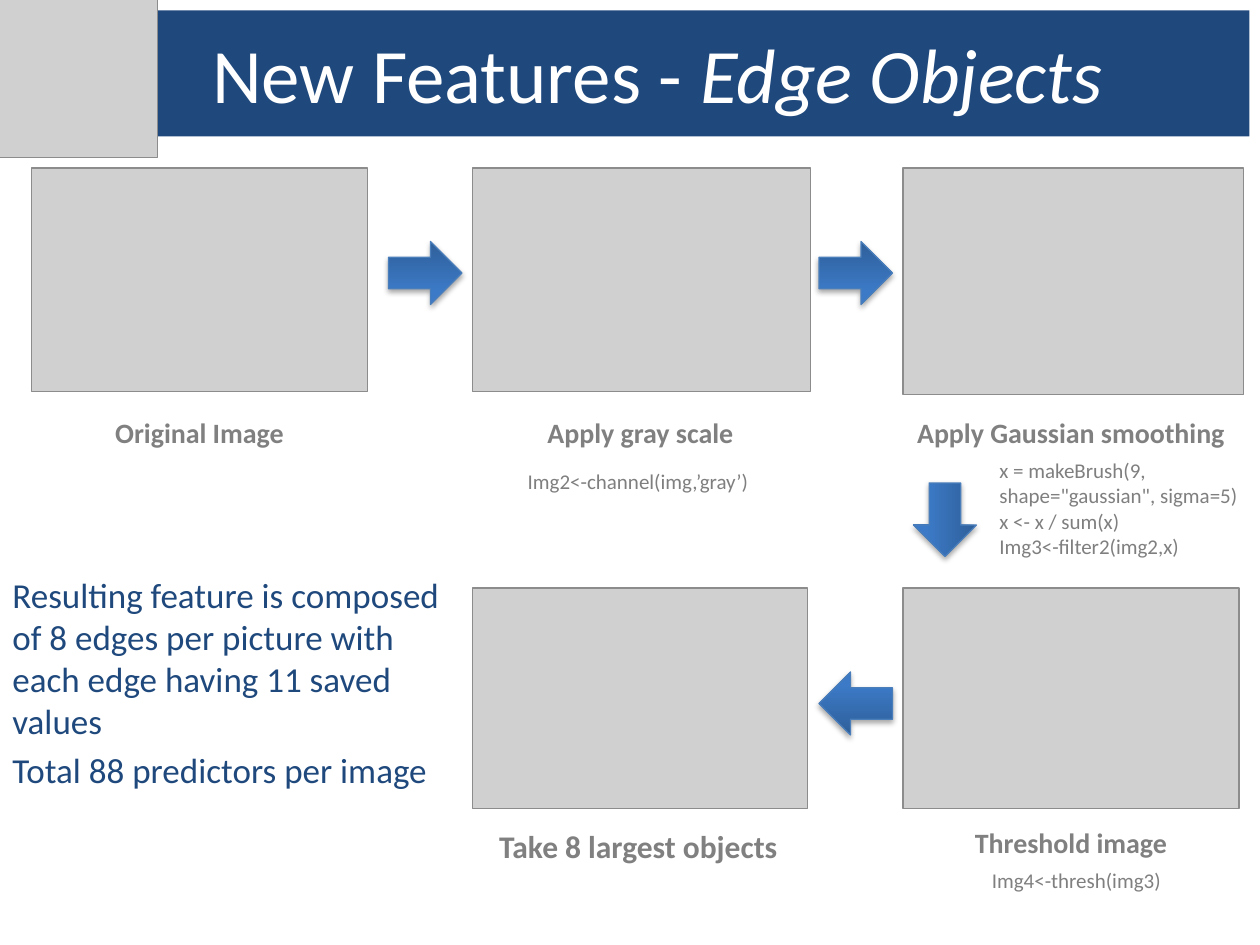
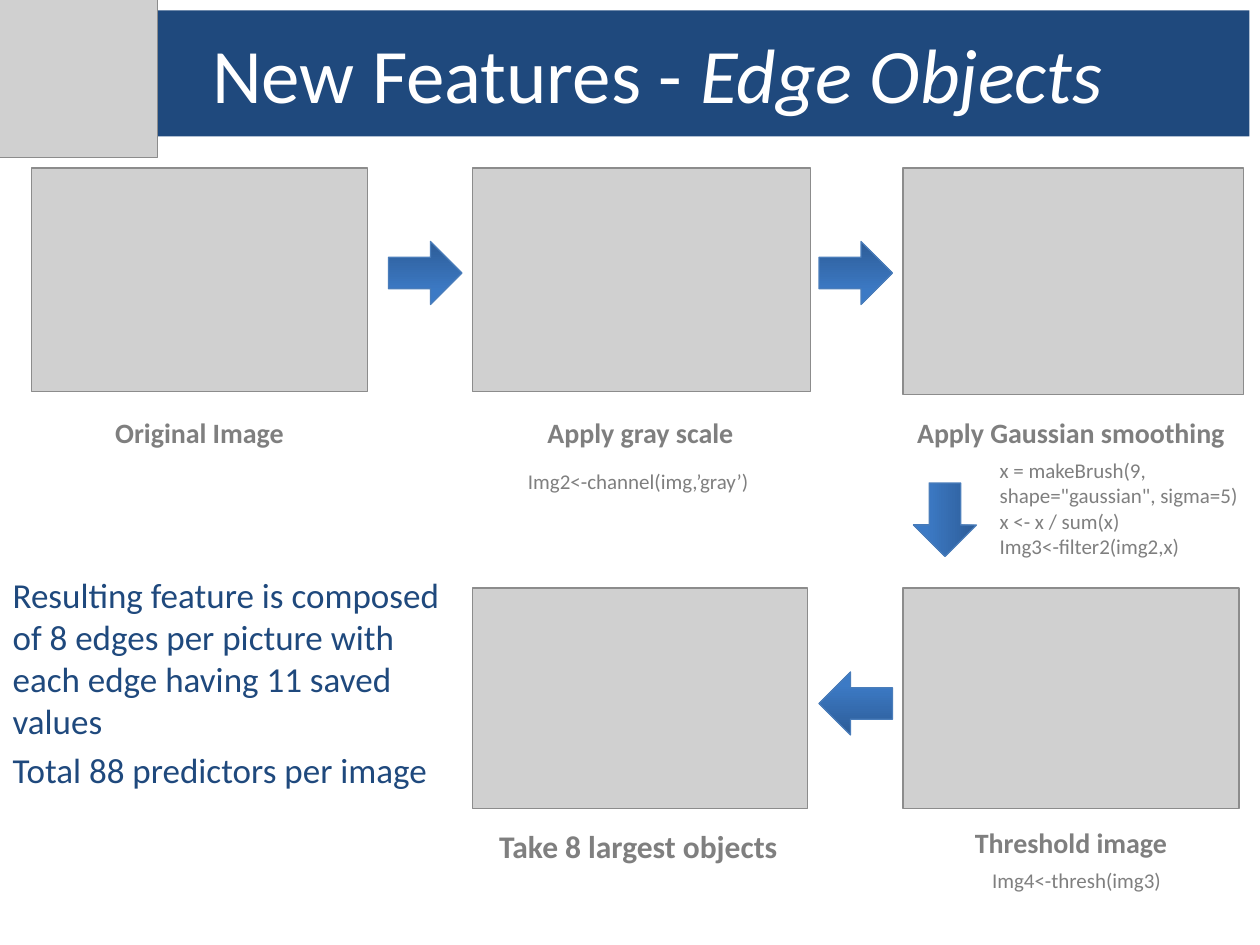
Before and after one commit to yueshengu/Predict-cats-and-dogs, a slide deck: slide 4 of Project3Group9.pptx. Drawn at 1260x945 pixels with LibreOffice and Linux fonts; fonts in the diff are those of the drawing; grey boxes stand for pictures. Boxes give left, top, right and bottom in pixels: in the first picture for what was removed or moved away, otherwise in the second. Text is boxed around its words. In the diff, an @@ line names an element or a change of style, - is before the commit and + after.

```diff
--- a/Project3Group9.pptx
+++ b/Project3Group9.pptx
@@ fill gradient #2F5F99 to #3D7CC7 to #3A7CCB to gradient #2D5C97 to #3C7AC5 to #397BC9; outline #4B7EBC 0.75 pt to #4A7DBA 0.75 pt; shadow off; proportions changed in 4 elements at (819, 672, 892, 735), (388, 242, 461, 305), (819, 242, 892, 305), (914, 483, 976, 556) @@
```
Also in this commit, not shown: 8 other slides changed.
